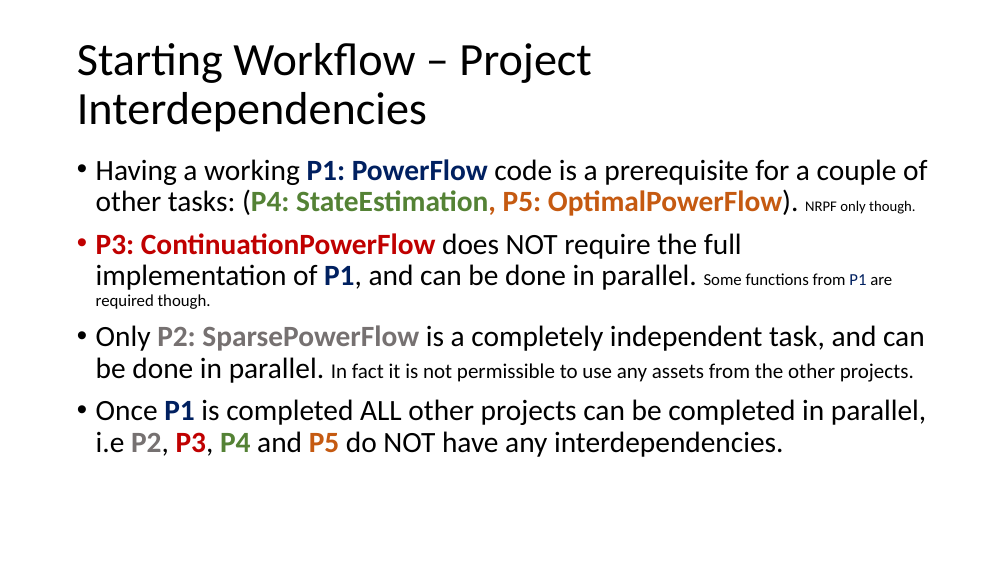
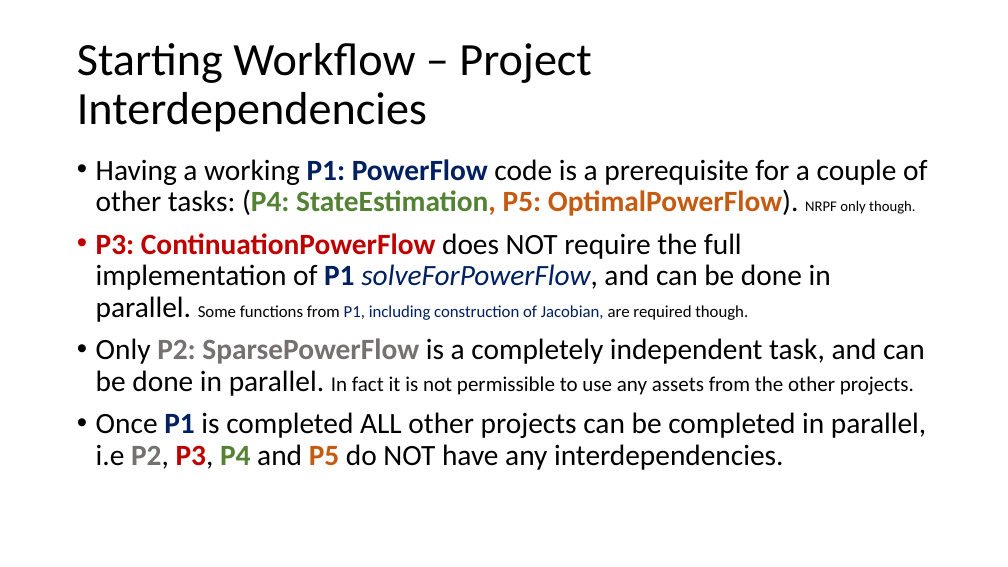
Before and after one commit to Realife-Brahmin/OriginalDocsHub, a slide deck: slide 2 of ee521/plan_for_ee521_in_julia/ee521_julia_plan.pptx (slide 1 before the commit). Drawn at 1008x567 pixels with LibreOffice and Linux fonts; fonts in the diff are those of the drawing. Boxes give left, top, right and bottom in pixels: in the first picture for what was removed or moved away, otherwise in the second. Text is boxed around its words. In the diff, an @@ line names an element or a change of style, - is before the commit and + after.

```diff
--- a/ee521/plan_for_ee521_in_julia/ee521_julia_plan.pptx
+++ b/ee521/plan_for_ee521_in_julia/ee521_julia_plan.pptx
@@ text at <box>96,233,831,322</box>: text changed @@
-• P3: ContinuationPowerFlow does NOT require the full implementation of P1, and can be done in parallel. Some functions from P1 are required though.
+• P3: ContinuationPowerFlow does NOT require the full implementation of P1 solveForPowerFlow, and can be done in parallel. Some functions from P1, including construction of Jacobian, are required though.
```
Also in this commit, not shown: 5 other slides changed, 9 slides added, 2 slides removed.
